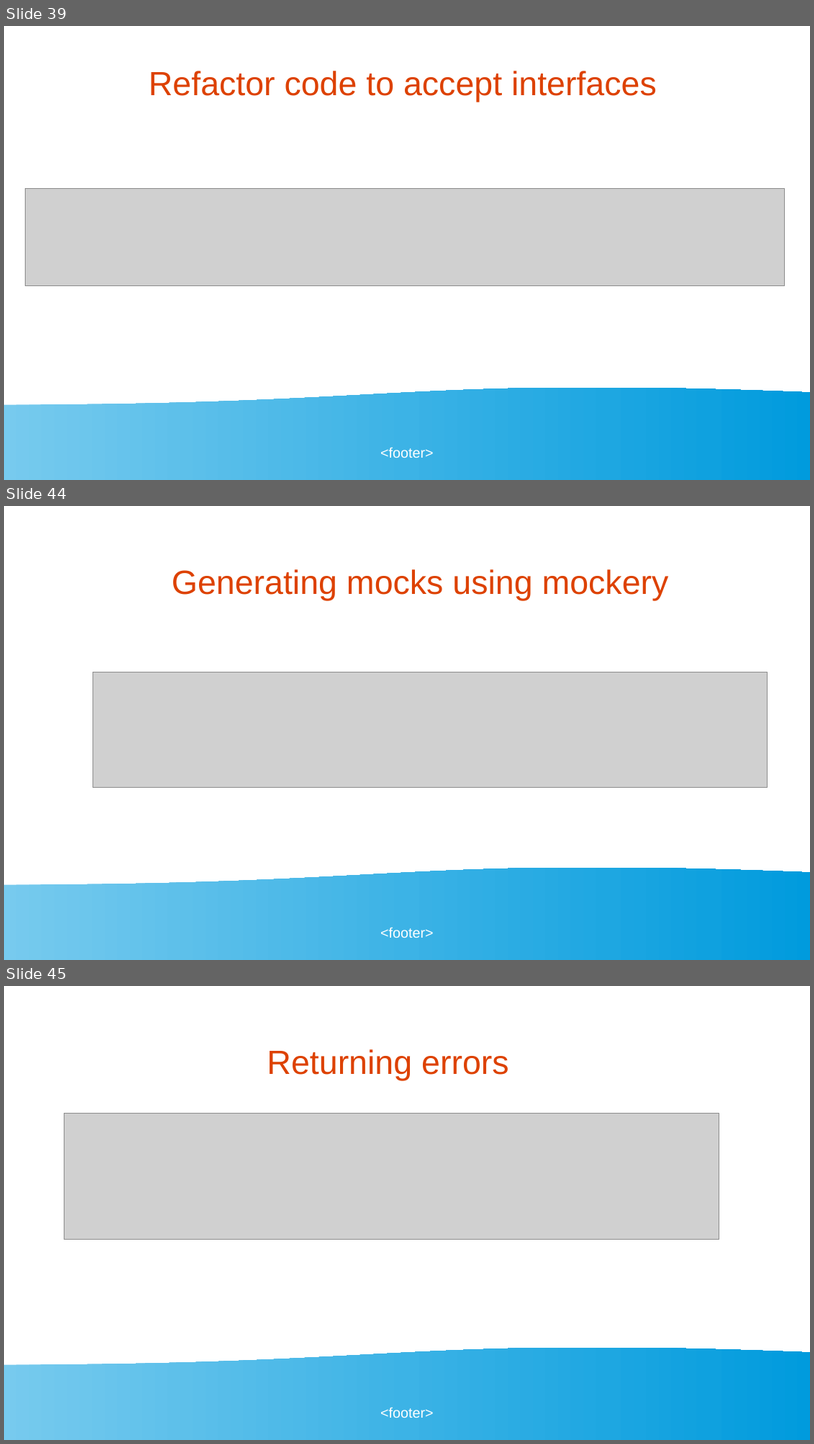
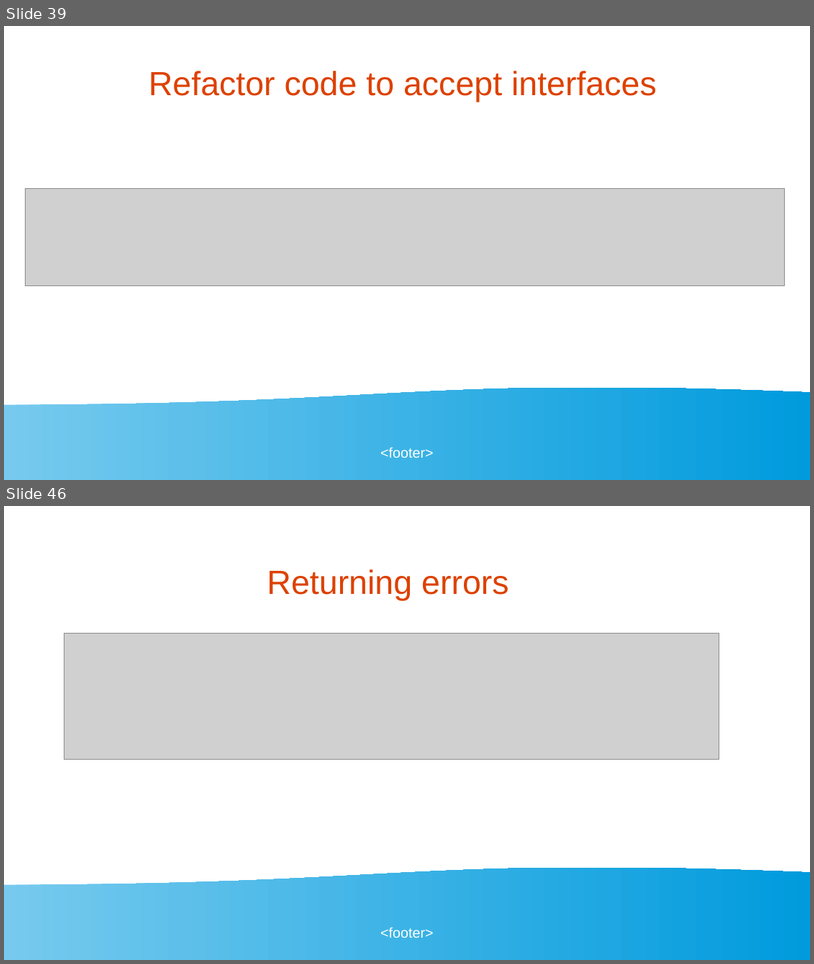
Before and after one commit to golangbot/gophercon-uk-2025-talk, a slide deck: Presentation.odp. Shown one above the other, each under a label of ours: slides 39, 44 and 45 before the commit, slides 39 and 46 after it; the slides between them are not shown. The pictures are 814x1444 and 814x964 pixels, drawn with LibreOffice and Linux fonts; fonts in the diff are those of the drawing; grey boxes stand for pictures. Boxes give left, top, right and bottom in pixels: in the first picture for what was removed or moved away, otherwise in the second. Text is boxed around its words. In the diff, an @@ line names an element or a change of style, - is before the commit and + after.

Commit message:
updated mockery config

```diff
--- a/Presentation.odp
+++ b/Presentation.odp
@@ slide 44 removed at (4,506,810,960), background #FFFFFF; not listed: 2 template elements that a slide beside it also shows @@
@@ title removed at (172,569,669,600) @@
-Generating mocks using mockery
@@ picture removed at (93,672,768,787) @@
@@ what was slide 45 is now slide 46 @@
```
Also in this commit, not shown: 4 slides changed, 2 slides added, 1 other file.
